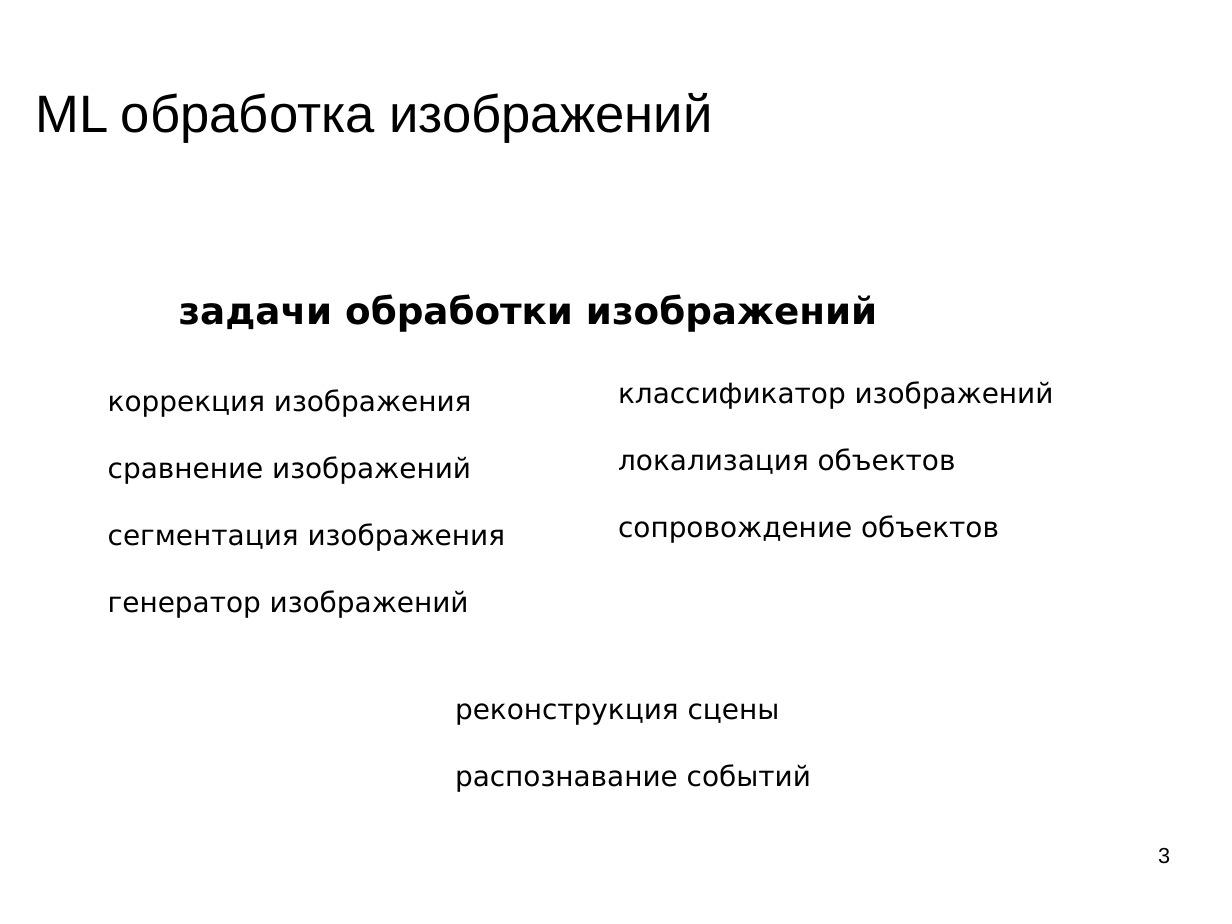
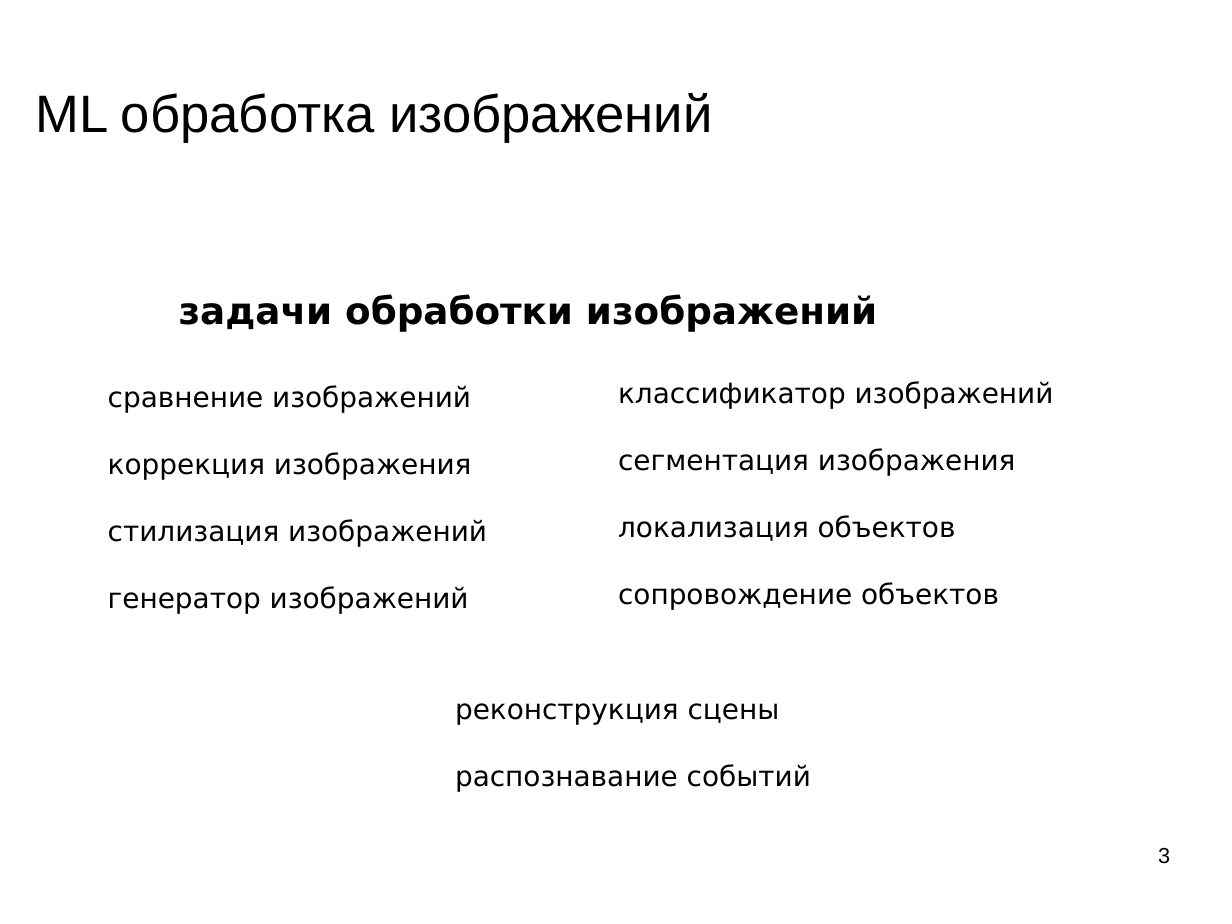
Before and after one commit to mechanoid5/ml_lectorium_legacy, a slide deck: slide 3 of 22-img-proc.odp. Drawn at 1232x924 pixels with LibreOffice and Linux fonts; fonts in the diff are those of the drawing; background and template pictures are left out. Boxes give left, top, right and bottom in pixels: in the first picture for what was removed or moved away, otherwise in the second. Text is boxed around its words. In the diff, an @@ line names an element or a change of style, - is before the commit and + after.

```diff
--- a/22-img-proc.odp
+++ b/22-img-proc.odp
@@ text at <box>108,385,471,412</box>: paragraph added @@
+сравнение изображений
@@ text at <box>618,448,1016,475</box>: paragraph added @@
+сегментация изображения
@@ text at <box>108,519,487,547</box>: text changed @@
-сравнение изображений
-сегментация изображения
+стилизация изображений
```
Also in this commit, not shown: 1 other slide changed, 3 other files.
